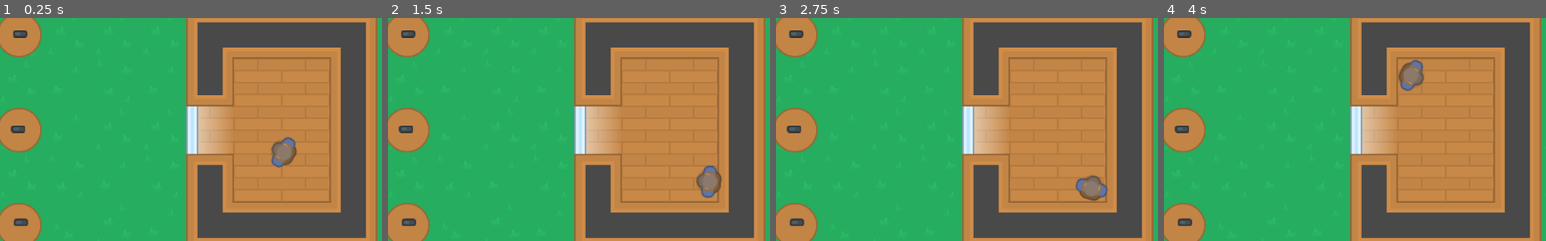
Above: before the commit, frames 1-4 (left to right).
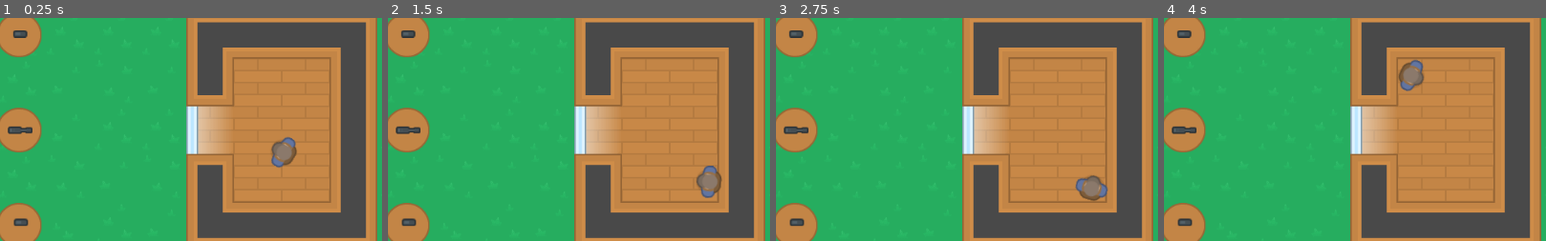
Above: after the commit, the same moments.

Repository: BrunoM24/Top-Down-Simple-Game
Game: Godot game, scene res://src/World.tscn
The game is run twice, just before and just after one commit, with the same random seed, the same clock (stepped at 60 frames per second) and the same inputs.
Inputs (mouse positions are % of the whole screen's width and height, from its top left):
- Up to frame 1 (0.25 s): no input
- Up to frame 2 (1.5 s): tap Enter at 0.5 s; move the mouse to (72, 45) at 0.52 s; hold D (move_right) 0.53-1.28 s; hold E (interact) 0.53-1.28 s; tap Space at 1.25 s; move the mouse to (30, 55) at 1.27 s; hold S (move_down) from 1.28 s (still down); click (30, 55) at 1.35 s
- Up to frame 3 (2.75 s): tap Enter at 2 s; move the mouse to (60, 28) at 2.02 s; release S (move_down) at 2.03 s; hold D (move_right) from 2.03 s (still down); hold Right mouse button (right_trigger) from 2.03 s (still down)
- Up to frame 4 (4 s): tap Space at 2.75 s; move the mouse to (45, 70) at 2.77 s; release D (move_right) at 2.78 s; release Right mouse button (right_trigger) at 2.78 s; hold W (move_up) 2.78-3.53 s; tap E (interact) at 2.85 s; move the mouse to (80, 65) at 3.52 s; press the mouse at (80, 65) at 3.53 s; hold A (move_left) from 3.53 s (still down)
The pictures show only the part of the screen within x 13-63%, y 23-73%; the shares and areas given below are measured in that part.

The runs differ from the first frame. In frame 1, 0.2% of the frame differs, in the area x 2-9%, y 48-53%; in frame 2, 0.2%; in frame 3, 0.2%; in frame 4, 0.2%.

Commit message:
WorldScene - Replaced the Pistol on the Second Table for a Shotgun

Diff:
--- a/src/World.tscn
+++ b/src/World.tscn
@@ -1,8 +1,9 @@
-[gd_scene load_steps=4 format=2]
+[gd_scene load_steps=5 format=2]
 
 [ext_resource path="res://assets/tileset/map_tileset.tres" type="TileSet" id=1]
 [ext_resource path="res://src/player/Player.tscn" type="PackedScene" id=2]
 [ext_resource path="res://src/items/guns/Pistol.tscn" type="PackedScene" id=3]
+[ext_resource path="res://src/items/guns/Shotgun.tscn" type="PackedScene" id=4]
 
 [node name="World" type="Node2D"]
 
@@ -24,8 +25,8 @@
 [node name="Pistol" parent="." instance=ExtResource( 3 )]
 position = Vector2( 156.224, 158.651 )
 
-[node name="Pistol2" parent="." instance=ExtResource( 3 )]
-position = Vector2( 153.979, 286.611 )
+[node name="Shotgun" parent="." instance=ExtResource( 4 )]
+position = Vector2( 149.494, 288.19 )
 
 [node name="Pistol3" parent="." instance=ExtResource( 3 )]
 position = Vector2( 157.346, 412.327 )
